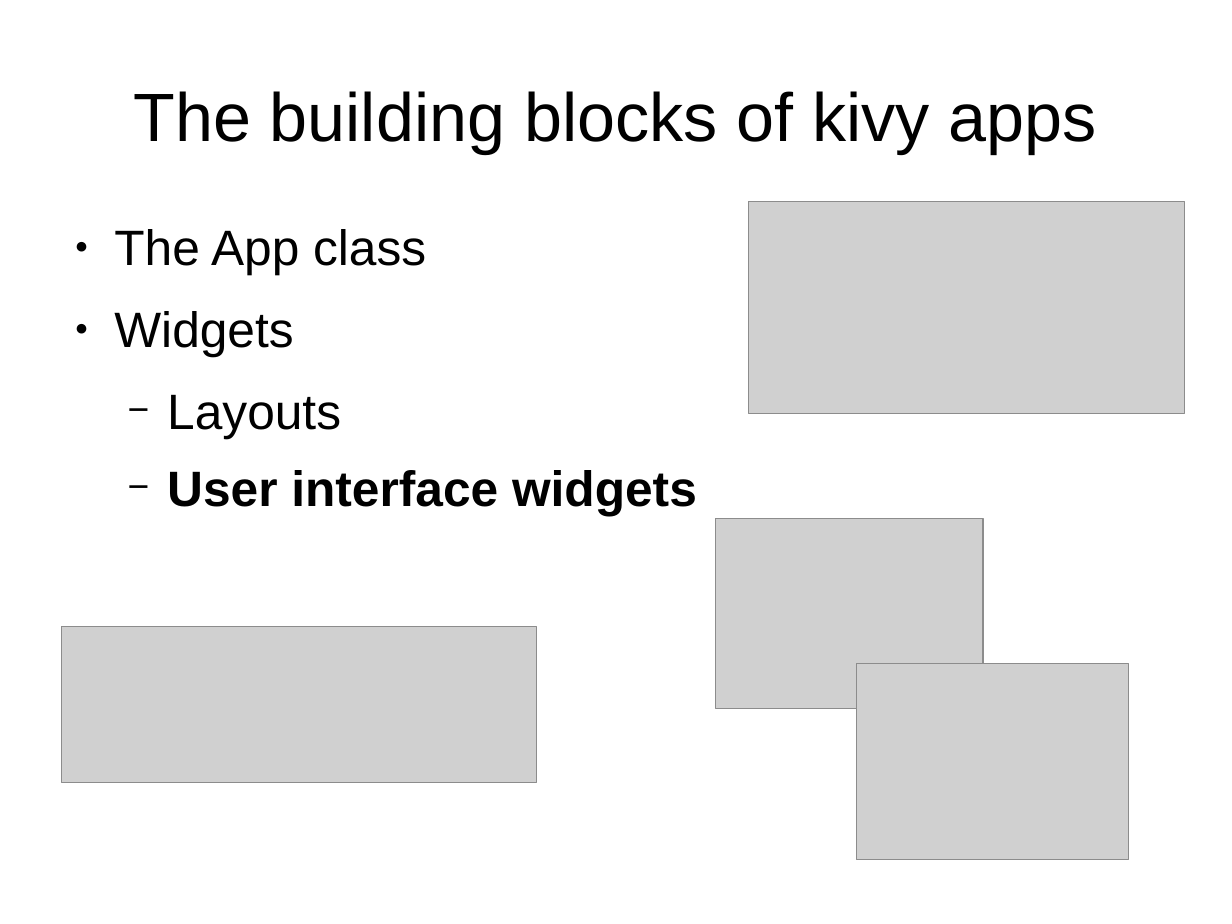
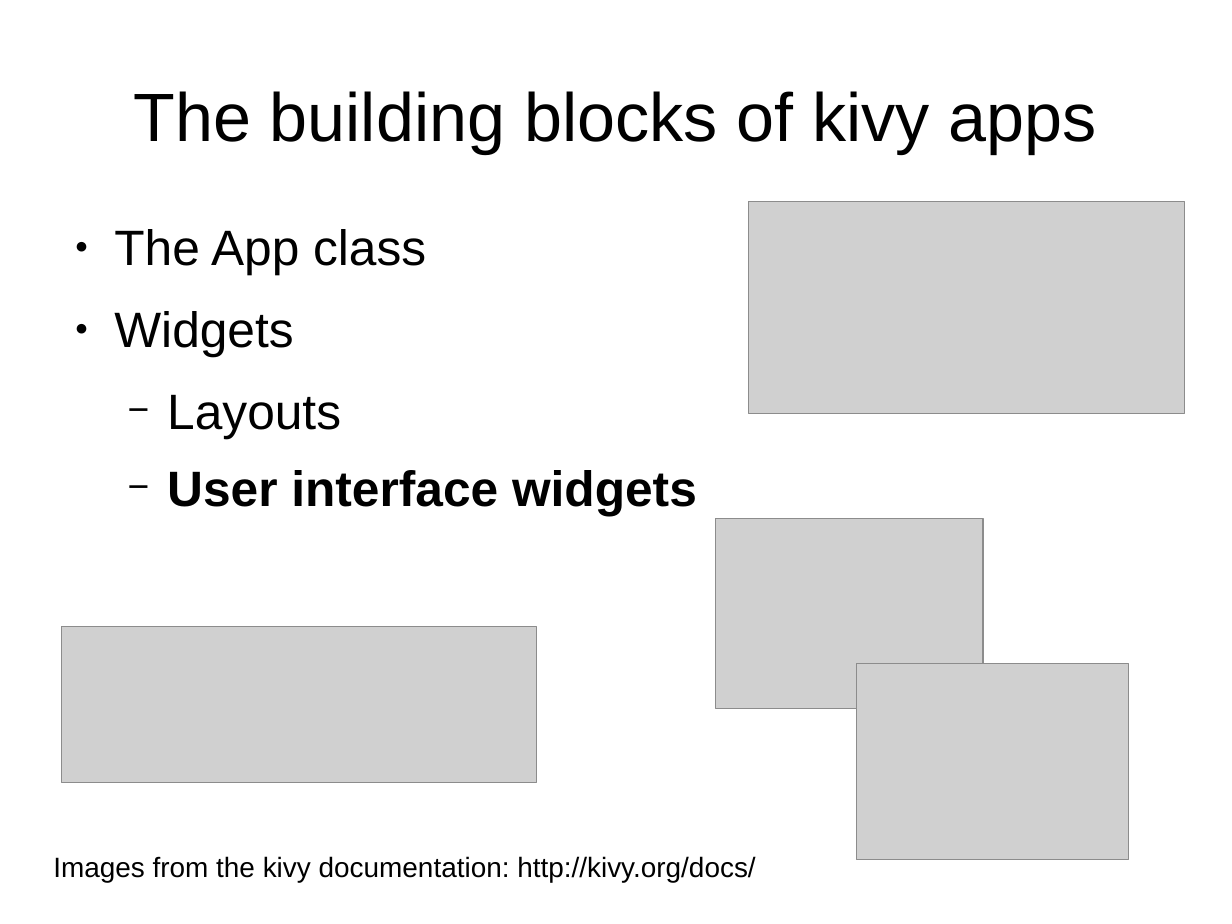
Before and after one commit to adasilva/intro_kivy, a slide deck: slide 4 of intro_kivy.odp. Drawn at 1232x924 pixels with LibreOffice and Linux fonts; fonts in the diff are those of the drawing; grey boxes stand for pictures. Boxes give left, top, right and bottom in pixels: in the first picture for what was removed or moved away, otherwise in the second. Text is boxed around its words. In the diff, an @@ line names an element or a change of style, - is before the commit and + after.

```diff
--- a/intro_kivy.odp
+++ b/intro_kivy.odp
@@ text added at bbox=[53, 856, 755, 883], 18 pt, text #000000 @@
+Images from the kivy documentation: http://kivy.org/docs/
```
Also in this commit, not shown: 1 other slide changed.
